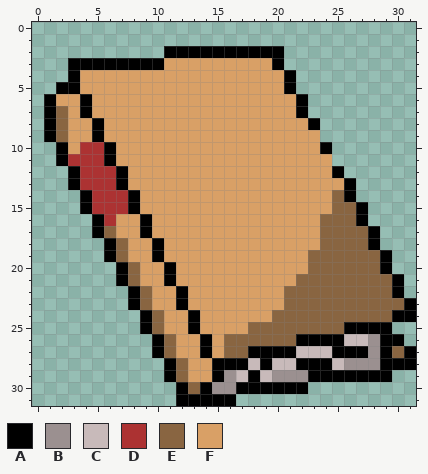
File history of a pixel-art file, Assets/Game Assets/Cabin/Buttons/Bookshelf/book.aseprite. This is how it looked before the edit.
32x32 pixels, 1 frame.
Palette (. is transparent): A #000000  B #9b9090  C #c8baba  D #ac3232  E #896541  F #d9a066
Now the later version:
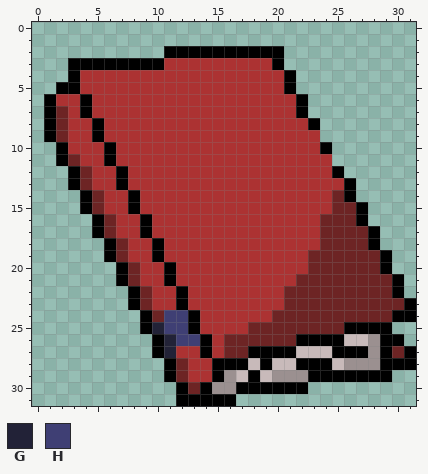
Colours new in this view: G #222237  H #3f3f74
Diff:
layer "pink" now hidden
layer "yellow" now hidden
layer "grey" now hidden
layer "guava" now hidden
layer "black" now hidden
layer "blue" now hidden
layer "green" now hidden
layer "brown" now hidden
Colour E changes from #896541 to #6d2424.
The edit turns colour F into colour D in row 3 at x 11 to 19; in rows 4 to 5 at x 4 to 20; in row 6 at x 2 to 3 and 5 to 21; in row 7 at x 3 and 5 to 21; in row 8 at x 3 to 4 and 6 to 22; in row 9 at x 3 to 4 and 6 to 23.
The edit turns colour F into colour D in row 10 at x 3 and 7 to 23; in row 11 at x 7 to 24; in row 12 at x 8 to 24; in row 13 at x 8 to 25; in rows 14 to 15 at x 9 to 24; in rows 16 to 17 at x 7 to 8 and 10 to 23.
The edit turns colour F into colour D in row 18 at x 8 to 9 and 11 to 23; in row 19 at x 8 to 9 and 11 to 22; in row 20 at x 9 to 10 and 12 to 22; in row 21 at x 9 to 10 and 12 to 21; in rows 22 to 23 at x 10 to 11 and 13 to 20; in row 24 at x 14 to 19.
The edit turns colour F into colour D in row 25 at x 14 to 17; in row 26 at x 15; in row 27 at x 12 to 13 and 15; in rows 28 to 29 at x 13 to 14.
The edit turns colour D into colour E in row 11 at x 3; in rows 12 to 13 at x 4; in rows 14 to 15 at x 5; in row 16 at x 6.
The edit turns colour E into colour G in row 25 at x 10; in rows 26 to 27 at x 11.
The edit turns colour F into colour H in rows 24 to 25 at x 11 to 12; in row 26 at x 12 to 13.
Changed places in both pictures, as pixel boxes (x1, y1, x2, y2):
changed: (56, 58, 404, 394)
